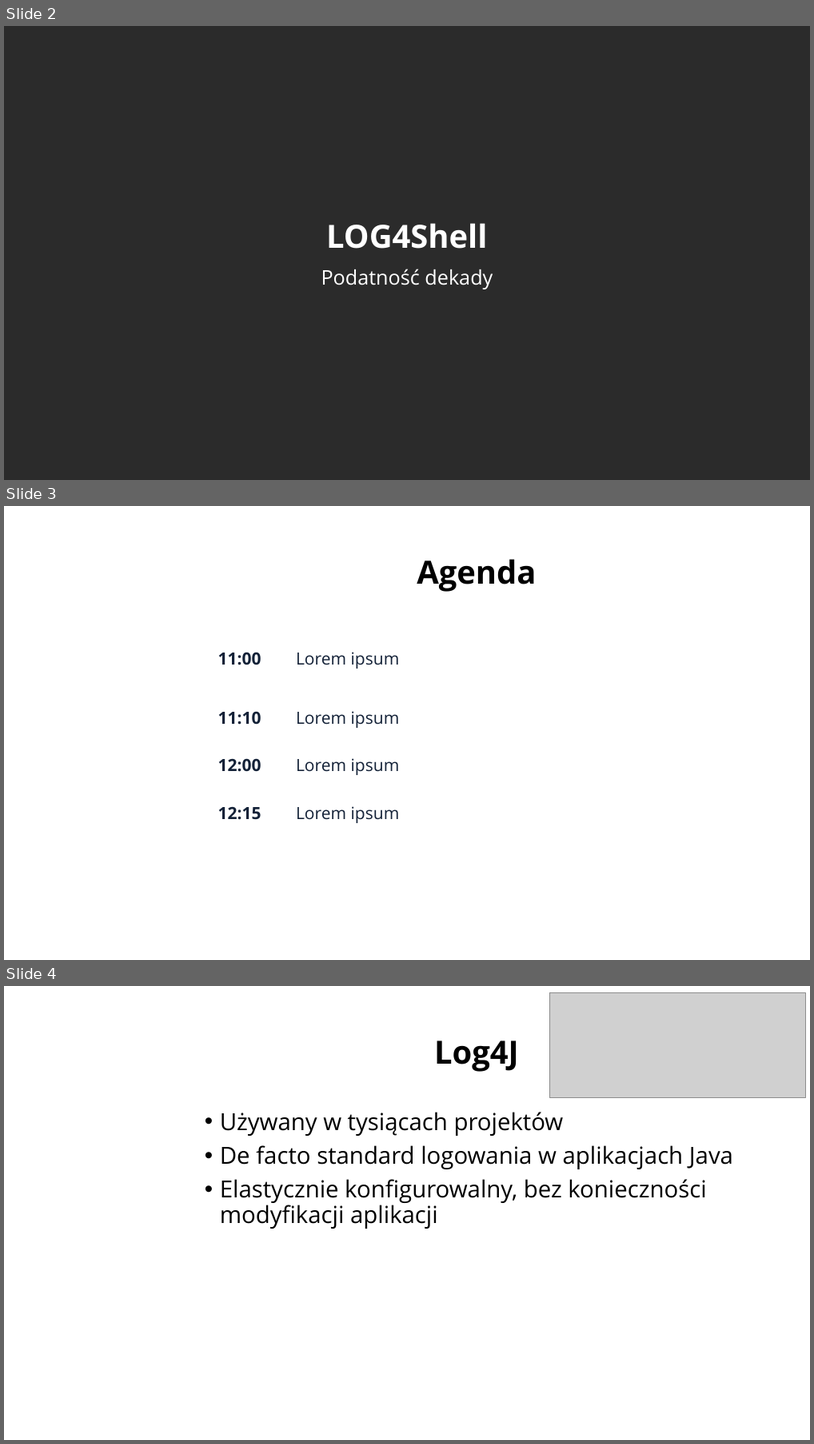
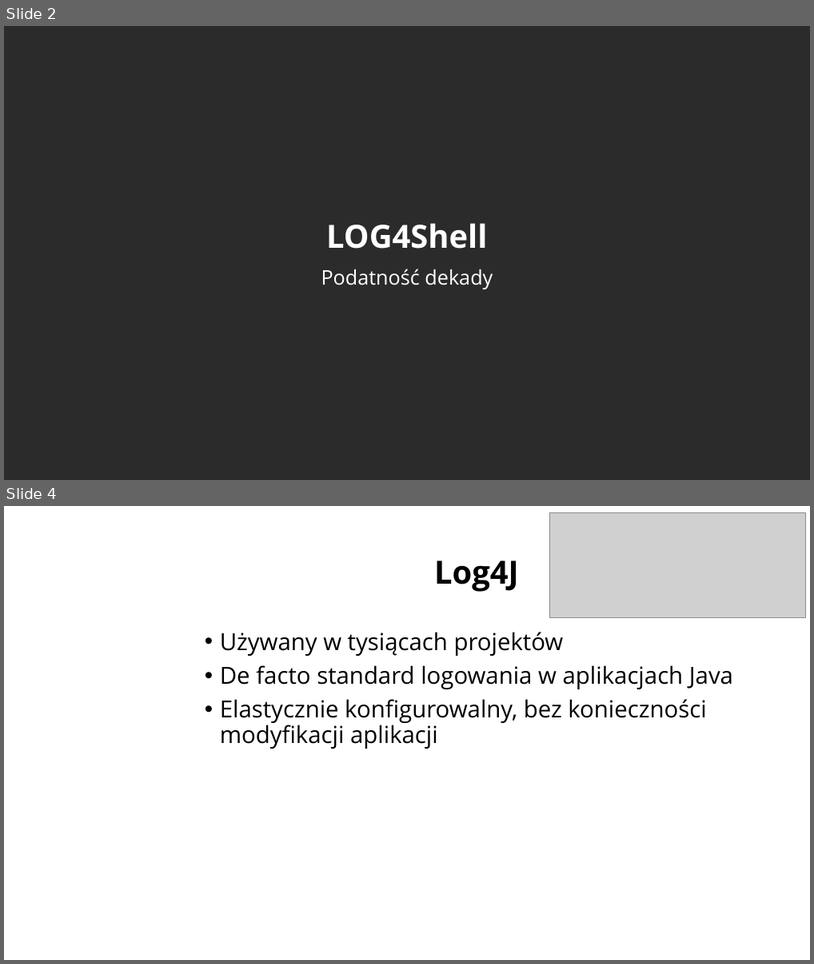
Before and after one commit to sowa-gregory/log4shell, a slide deck: log4shell_admindays.pptx. Shown one above the other, each under a label of ours: slides 2, 3 and 4 before the commit, slides 2 and 4 after it; the slides between them are not shown. The pictures are 814x1444 and 814x964 pixels, drawn with LibreOffice and Linux fonts; fonts in the diff are those of the drawing; grey boxes stand for pictures; background and template pictures are left out; a plain dark background stands for a picture behind light text. Boxes give left, top, right and bottom in pixels: in the first picture for what was removed or moved away, otherwise in the second. Text is boxed around its words. In the diff, an @@ line names an element or a change of style, - is before the commit and + after.

```diff
--- a/log4shell_admindays.pptx
+++ b/log4shell_admindays.pptx
@@ slide 3 removed at [4, 506, 810, 960], background picture (left out) @@
@@ title removed at [417, 559, 536, 592] @@
-Agenda
@@ table removed at [190, 644, 726, 842], 4 rows, 2 columns @@
-11:00 | Lorem ipsum
-11:10 | Lorem ipsum
-12:00 | Lorem ipsum
-12:15 | Lorem ipsum
```
Also in this commit, not shown: 2 slides changed, 15 slides added, 4 other slides removed, 1 other file.
